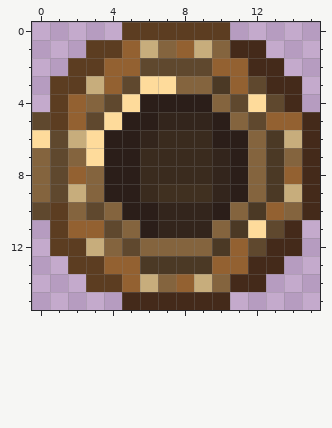
Edited in one commit: pixel-art sprite (objects/generic/Porthole/porthole.png). The first picture shows the starting point.
The file is 16x16 pixels.
Once edited:
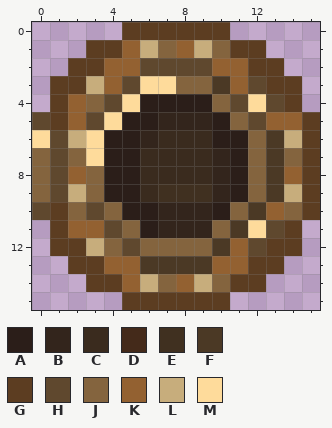
Palette (. is transparent): A #2b1e19  B #33251c  C #3a2b1e  D #442a1a  E #403020  F #4b3925  G #5c3d21  H #5f482e  J #84643e  K #936131  L #c7ad7c  M #fedb9b
Changes in this commit:
The author changed colour D to colour G in row 1 at x 11 to 12; in row 2 at x 12 to 13; in row 3 at x 13 to 14; in row 4 at x 14; in rows 5 to 10 at x 15; in row 11 at x 14.
The author changed colour D to colour G in row 12 at x 13 to 14; in row 13 at x 12 to 13; in row 14 at x 11 to 12; in row 15 at x 5 to 10.
Where, in picture pixels (left, top, right, bottom), the same in both pictures:
changed: (122, 40, 320, 310)
